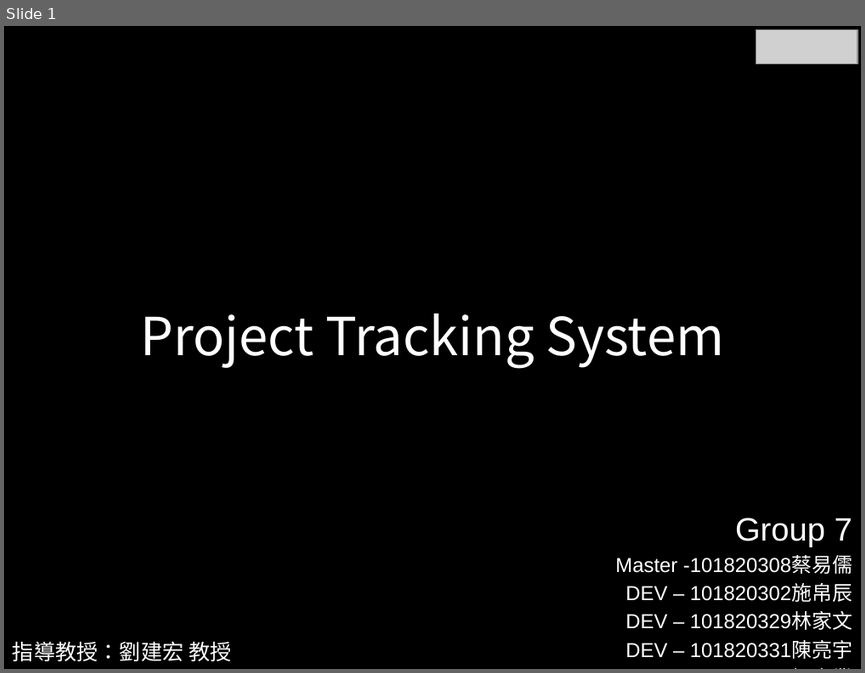
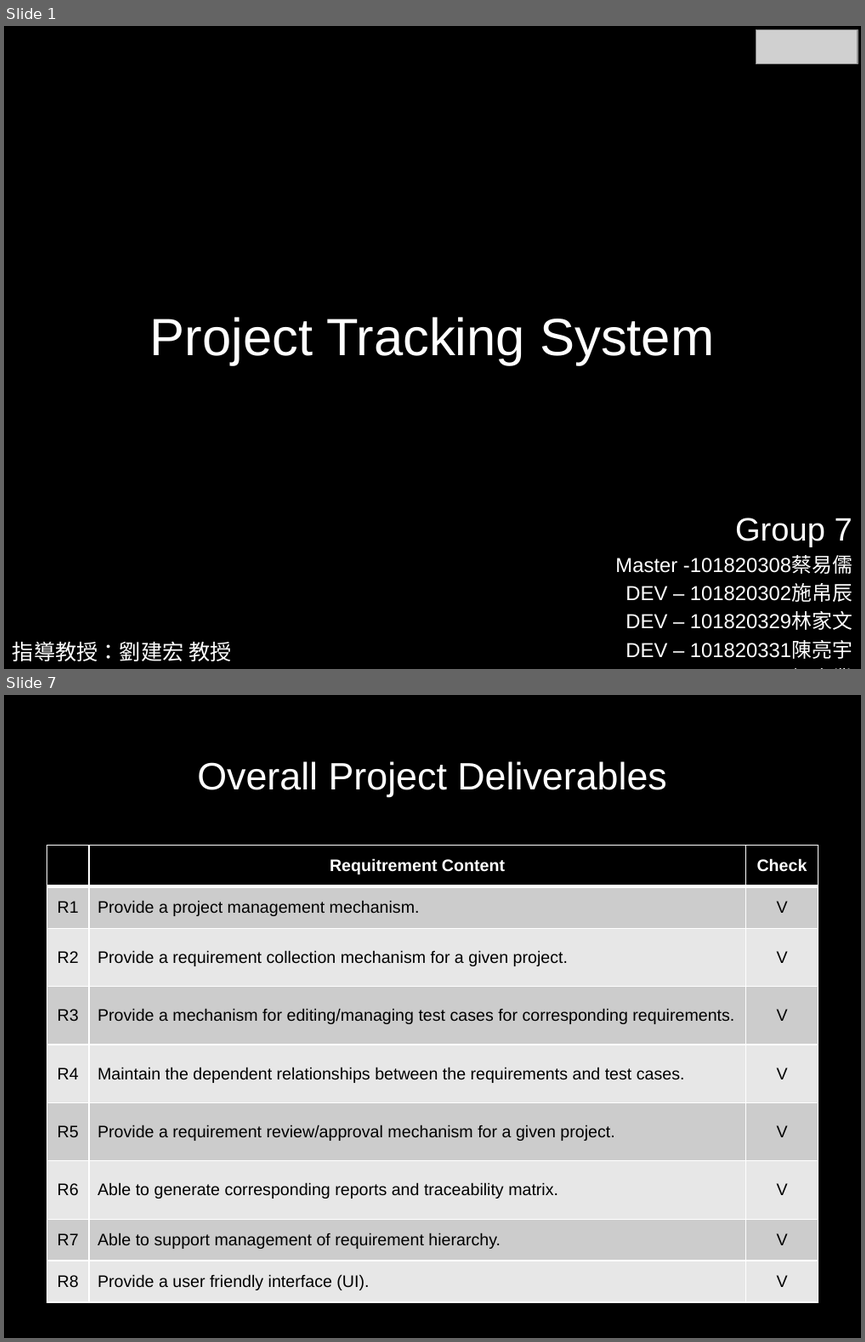
Before and after one commit to LutherTsaiTW/2015SoftwareEngineering, a slide deck: Phase03_Doc/Presentation/Final Presentations.pptx. Shown one above the other, each under a label of ours: slide 1 before the commit, slides 1 and 7 after it; the slides between them are not shown. The pictures are 865x673 and 865x1342 pixels, drawn with LibreOffice and Linux fonts; fonts in the diff are those of the drawing; grey boxes stand for pictures. Boxes give left, top, right and bottom in pixels: in the first picture for what was removed or moved away, otherwise in the second. Text is boxed around its words. In the diff, an @@ line names an element or a change of style, - is before the commit and + after.

```diff
--- a/Phase03_Doc/Presentation/Final Presentations.pptx
+++ b/Phase03_Doc/Presentation/Final Presentations.pptx
@@ slide 7 added at [4, 695, 861, 1338], background #000000 @@
@@ title added at [197, 761, 666, 797], 32 pt, text #FFFFFF @@
+Overall Project Deliverables
@@ table added at [46, 845, 817, 1303], 9 rows, 3 columns @@
+ | Requitrement Content | Check
+R1 | Provide a project management mechanism. | V
+R2 | Provide a requirement collection mechanism for a given project. | V
+R3 | Provide a mechanism for editing/managing test cases for corresponding requirements. | V
+R4 | Maintain the dependent relationships between the requirements and test cases. | V
+R5 | Provide a requirement review/approval mechanism for a given project. | V
+R6 | Able to generate corresponding reports and traceability matrix. | V
+R7 | Able to support management of requirement hierarchy. | V
+R8 | Provide a user friendly interface (UI). | V
@@ slide 1 changed as well @@
@@ title "Project Tracking System" at [150, 317, 714, 364]: font Noto Sans CJK SC to Arial @@
```
Also in this commit, not shown: 7 other slides added, 1 slide removed, 1 other file.
